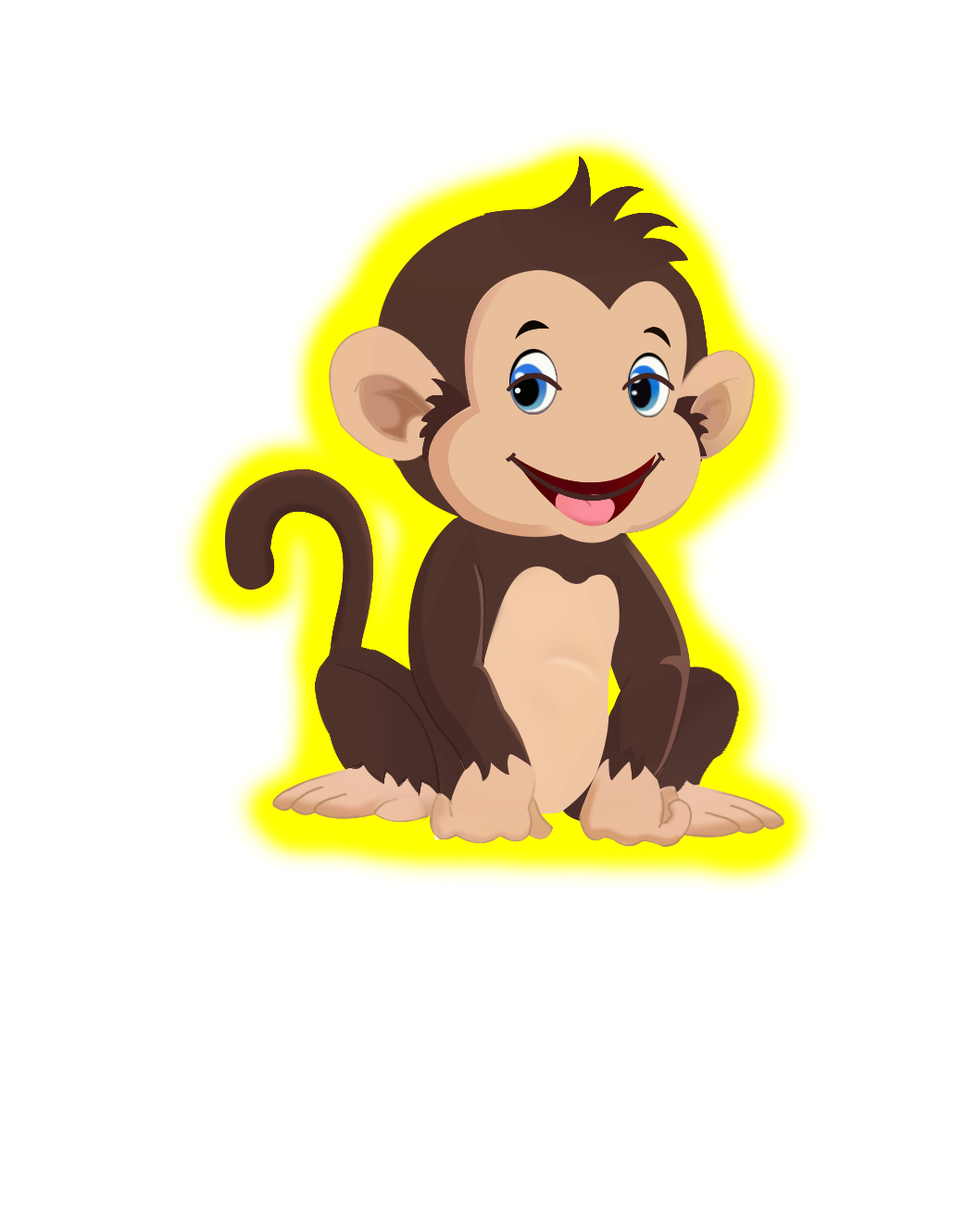
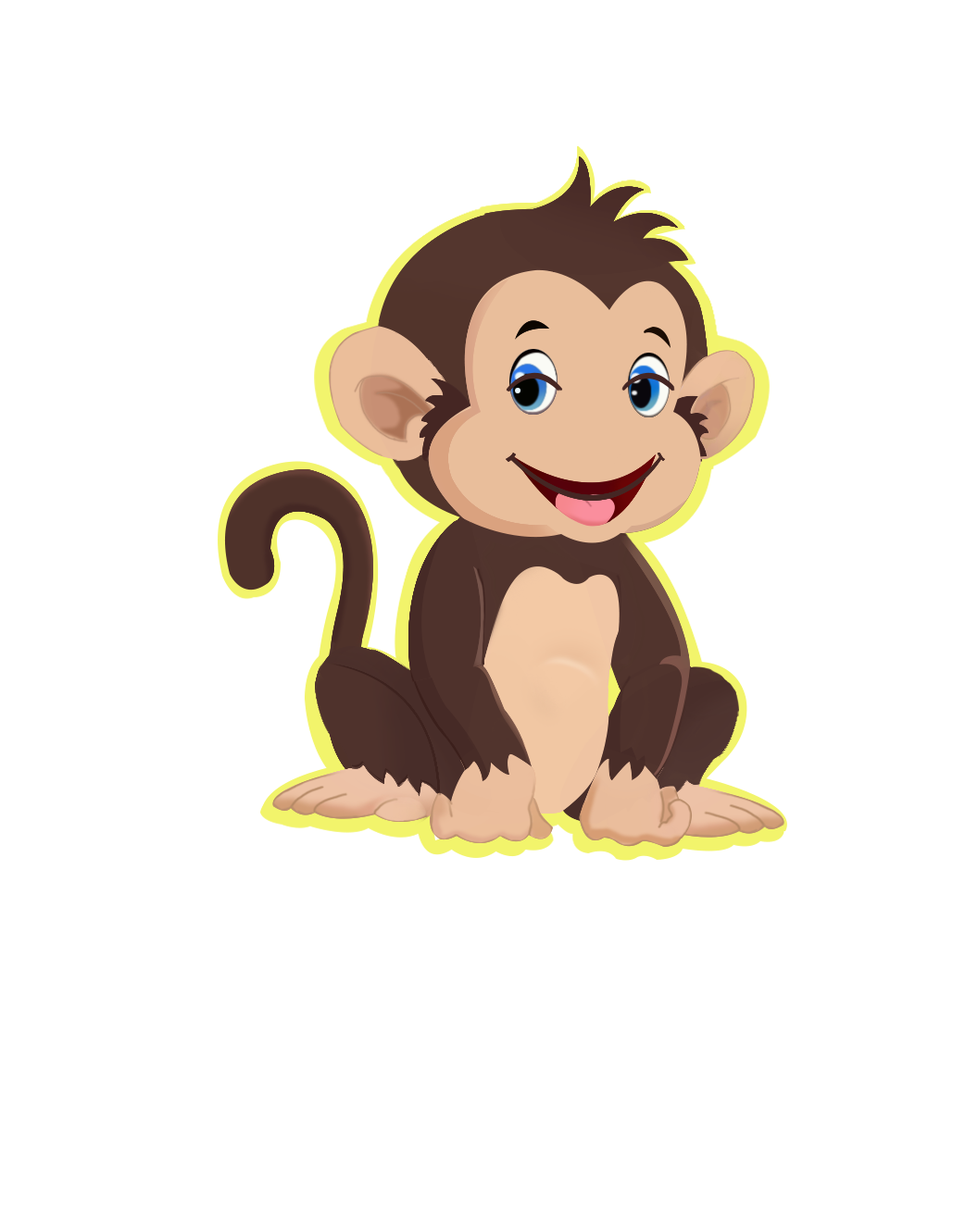
Revision of a layered 978 x 1218 image; what changed, layer by layer:
painted on "vai" (1st of 2, in "tai_trái") over [408, 508, 486, 683]
added layer "Layer 15" above "Layer 14" over [491, 146, 696, 281]
added layer "Layer 14" above "Layer 13" over [356, 202, 723, 556]
painted on "Layer 13" over [171, 423, 788, 862]
painted on "Layer 12" over [217, 451, 824, 896]
painted on "Layer 11" over [282, 126, 806, 601]
added layer "Layer 15 copy" above "Background" over [698, 334, 770, 474]
